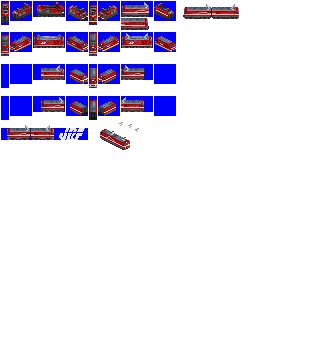
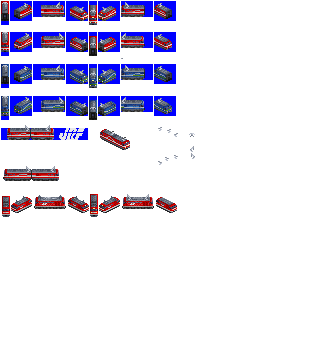
The second w=332, h=361 image is a revision of the first. Changes to its layers:
added layer "pantos" above "a" over [2, 2, 195, 165]
painted on "a" over [1, 2, 239, 217]
added layer "eh800 cc" above "eh800" over [1, 42, 172, 116]
showed "eh800", painted on it over [1, 1, 174, 56]
